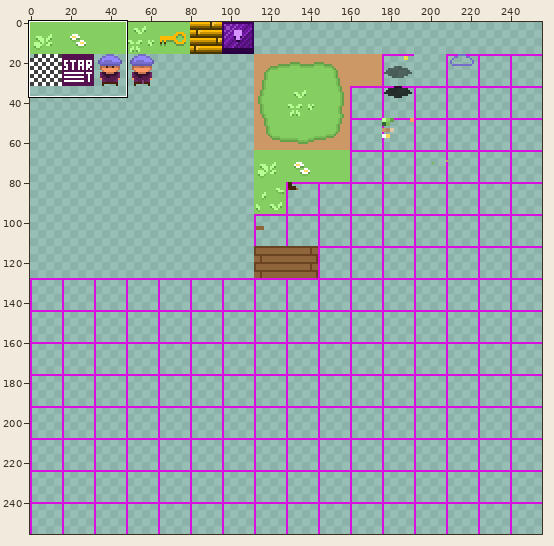
Edited in one commit: sprite sheet (KeyBarricade/assets/spritesheet.png). Above: a wide view before the commit, with the close-up outlined.
Close-up. Before:
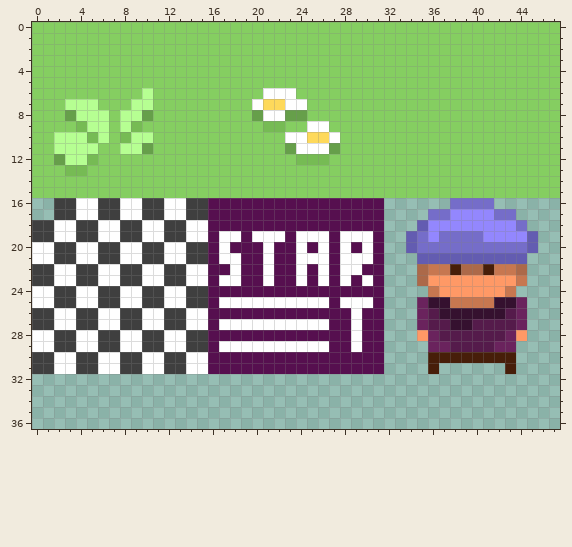
The file is 256x256 pixels. Colours within 5 levels of each other are drawn and written as one. Shown: x 0..47, y 0..36. The commit also changed other parts of the picture, which this record leaves out.
Once edited:
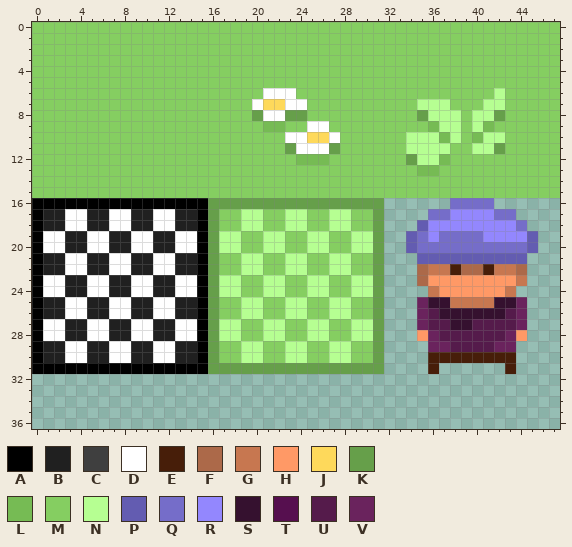
Palette (. is transparent): A #000000  B #202020  C #3f3f3f  D #ffffff  E #471e09  F #ac6949  G #c77750  H #ff9966  J #fed95b  K #669f4a  L #76bb54  M #85ce61  N #b6ff92  P #635cb1  Q #756dc9  R #9387fe  S #35112f  T #560f4f  U #551b4b  V #6a235d
Diff:
Changed rows in their new state; - is an unchanged pixel.
first column x 0:
 6 ----------M-------------------------------N
 7 ---MMM---MM------------------------NNN---NN
 8 ---MMMM-MMM------------------------KNNN-NNK
 9 ----MMM-MM--------------------------LNN-NL-
10 --MMMMM-MMM-----------------------NNNLN-LNN
11 --MMMM--MMM-----------------------NNNN--NNK
12 --MMMM----------------------------KNNL-----
13 ---MM------------------------------LL------
16 AAAAAAAAAAAAAAAAKKKKKKKKKKKKKKKK-----------
17 ABBD-BBD-BBD-BBAKMMNNMMNNMMNNMMK-----------
18 ABB-DBB-DBB-DBBAKMMNNMMNNMMNNMMK-----------
19 AD-BBD-BBD-BBD-AKNNMMNNMMNNMMNNK-----------
20 A-DBB-DBB-DBB-DAKNNMMNNMMNNMMNNK-----------
21 ABBD-BBD-BBD-BBAKMMNNMMNNMMNNMMK-----------
22 ABB-DBB-DBB-DBBAKMMNNMMNNMMNNMMK-----------
23 AD-BBD-BBD-BBD-AKNNMMNNMMNNMMNNK-----------
24 A-DBB-DBB-DBB-DAKNNMMNNMMNNMMNNK-----------
25 ABBD-BBD-BBD-BBAKMMNNMMNNMMNNMMK-----------
26 ABB-DBB-DBB-DBBAKMMNNMMNNMMNNMMK-----------
27 AD-BBD-BBD-BBD-AKNNMMNNMMNNMMNNK-----------
28 A-DBB-DBB-DBB-DAKNNMMNNMMNNMMNNK-----------
29 ABBD-BBD-BBD-BBAKMMNNMMNNMMNNMMK-----------
30 ABB-DBB-DBB-DBBAKMMNNMMNNMMNNMMK-----------
31 AAAAAAAAAAAAAAAAKKKKKKKKKKKKKKKK-----------
